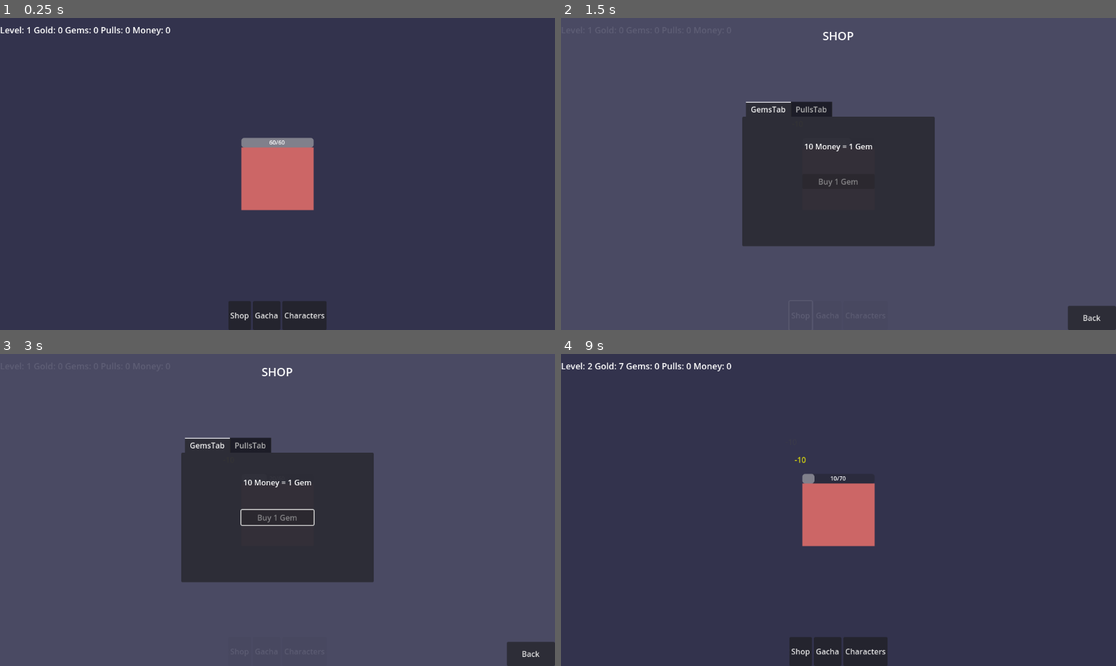
Above: before the commit, frames 1-4 (two rows, left to right).
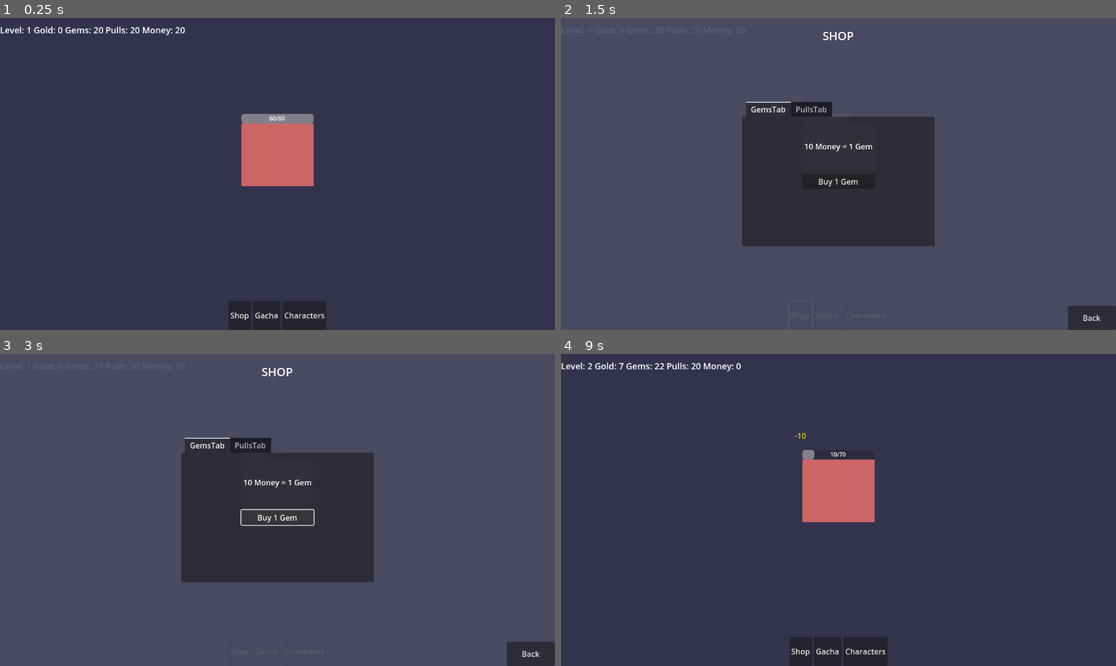
Above: after the commit, the same moments.

Repository: Kannerxp/gachaclicker
Game: Godot game, scene res://Main.tscn
Same seed, same stepped clock (60 frames per second), same inputs: the game is played once before the commit and once after it.
Inputs (mouse positions are in pixels of both pictures, inside the frame that each line leads up to):
- Up to frame 1 (0.25 s): no input
- Up to frame 2 (1.5 s): click "Shop" at 0.5 s; click "Gacha" at 1.25 s
- Up to frame 3 (3 s): click "Characters" at 2 s; click (277, 516) at 2.75 s, where only the run after the commit has a clickable "Buy 1 Gem"
- Up to frame 4 (9 s): click "Shop" at 3.5 s; click "Gacha" at 4.25 s; click "Characters" at 5 s; click (838, 516) at 5.75 s, where only the run after the commit has a clickable "Buy 1 Gem"; click "Shop" at 6.5 s; click "Gacha" at 7.25 s; click "Characters" at 8 s; click "Back" at 8.75 s

The runs differ from the first frame. In frame 1, 2.7% of the frame differs, in the area x 16-57%, y 2-62%; in frame 2, less than 0.1%; in frame 3, less than 0.1%; in frame 4, 2.4%.

Commit message:
Add files via upload

Diff:
--- /dev/null
+++ b/claudev2/CharacterDisplay.gd
@@ -0,0 +1,29 @@
+extends Control
+class_name CharacterDisplay
+
+var character: Character = null
+
+@onready var sprite = $Sprite
+@onready var name_label = $NameLabel
+@onready var level_label = $LevelLabel
+
+func setup(char: Character):
+	character = char
+	update_display()
+
+func update_display():
+	if character == null:
+		return
+
+	# Set color based on rarity
+	sprite.color = character.get_rarity_color()
+
+	# Update labels
+	name_label.text = character.name
+	level_label.text = "Lv." + str(character.level)
+
+	# Make name label same color as rarity
+	name_label.modulate = character.get_rarity_color()
+
+func refresh():
+	update_display()
--- /dev/null
+++ b/claudev2/CharacterDisplay.tscn
@@ -0,0 +1,56 @@
+[gd_scene load_steps=2 format=3 uid="uid://evys3pqx6phi"]
+
+[ext_resource type="Script" path="res://CharacterDisplay.gd" id="1"]
+
+[node name="CharacterDisplay" type="Control"]
+custom_minimum_size = Vector2(60, 80)
+layout_mode = 3
+anchors_preset = 0
+offset_right = 60.0
+offset_bottom = 80.0
+script = ExtResource("1")
+
+[node name="Sprite" type="ColorRect" parent="."]
+layout_mode = 1
+anchors_preset = 8
+anchor_left = 0.5
+anchor_top = 0.5
+anchor_right = 0.5
+anchor_bottom = 0.5
+offset_left = -25.0
+offset_top = -25.0
+offset_right = 25.0
+offset_bottom = 25.0
+grow_horizontal = 2
+grow_vertical = 2
+
+[node name="NameLabel" type="Label" parent="."]
+layout_mode = 1
+anchors_preset = 7
+anchor_left = 0.5
+anchor_top = 1.0
+anchor_right = 0.5
+anchor_bottom = 1.0
+offset_left = -30.0
+offset_top = -20.0
+offset_right = 30.0
+grow_horizontal = 2
+grow_vertical = 0
+theme_override_font_sizes/font_size = 10
+text = "Character"
+horizontal_alignment = 1
+vertical_alignment = 1
+
+[node name="LevelLabel" type="Label" parent="."]
+layout_mode = 1
+anchors_preset = 5
+anchor_left = 0.5
+anchor_right = 0.5
+offset_left = -20.0
+offset_right = 20.0
+offset_bottom = 15.0
+grow_horizontal = 2
+theme_override_font_sizes/font_size = 10
+text = "Lv.1"
+horizontal_alignment = 1
+vertical_alignment = 1
--- a/claudev2/Main.gd
+++ b/claudev2/Main.gd
@@ -7,9 +7,9 @@
 
 # Game currencies
 var gold: int = 0
-var gems: int = 0
-var pull_currency: int = 0
-var money: int = 0
+var gems: int = 20
+var pull_currency: int = 20
+var money: int = 20
 
 # Game progression
 var current_level: int = 1
--- a/claudev2/Main.tscn
+++ b/claudev2/Main.tscn
@@ -109,8 +109,36 @@
 anchor_right = 0.5
 anchor_bottom = 0.5
 offset_left = -100.0
-offset_top = -100.0
+offset_top = -150.0
 offset_right = 100.0
-offset_bottom = 100.0
+offset_bottom = 50.0
 grow_horizontal = 2
 grow_vertical = 2
+
+[node name="PlayerCharacterContainer" type="Control" parent="."]
+layout_mode = 1
+anchors_preset = 8
+anchor_left = 0.5
+anchor_top = 0.5
+anchor_right = 0.5
+anchor_bottom = 0.5
+offset_left = -30.0
+offset_top = 80.0
+offset_right = 30.0
+offset_bottom = 160.0
+grow_horizontal = 2
+grow_vertical = 2
+
+[node name="GachaCharactersContainer" type="Control" parent="."]
+layout_mode = 1
+anchors_preset = 8
+anchor_left = 0.5
+anchor_top = 0.5
+anchor_right = 0.5
+anchor_bottom = 0.5
+offset_left = -200.0
+offset_top = -50.0
+offset_right = 200.0
+offset_bottom = 150.0
+grow_horizontal = 2
+grow_vertical = 2
Not shown, added: claudev2/CharacterDisplay.gd.uid
Not shown: 1 places in claudev2/GachaUI.tscn that only renumber resources
Not shown, added: claudev2/export_presets.cfg
